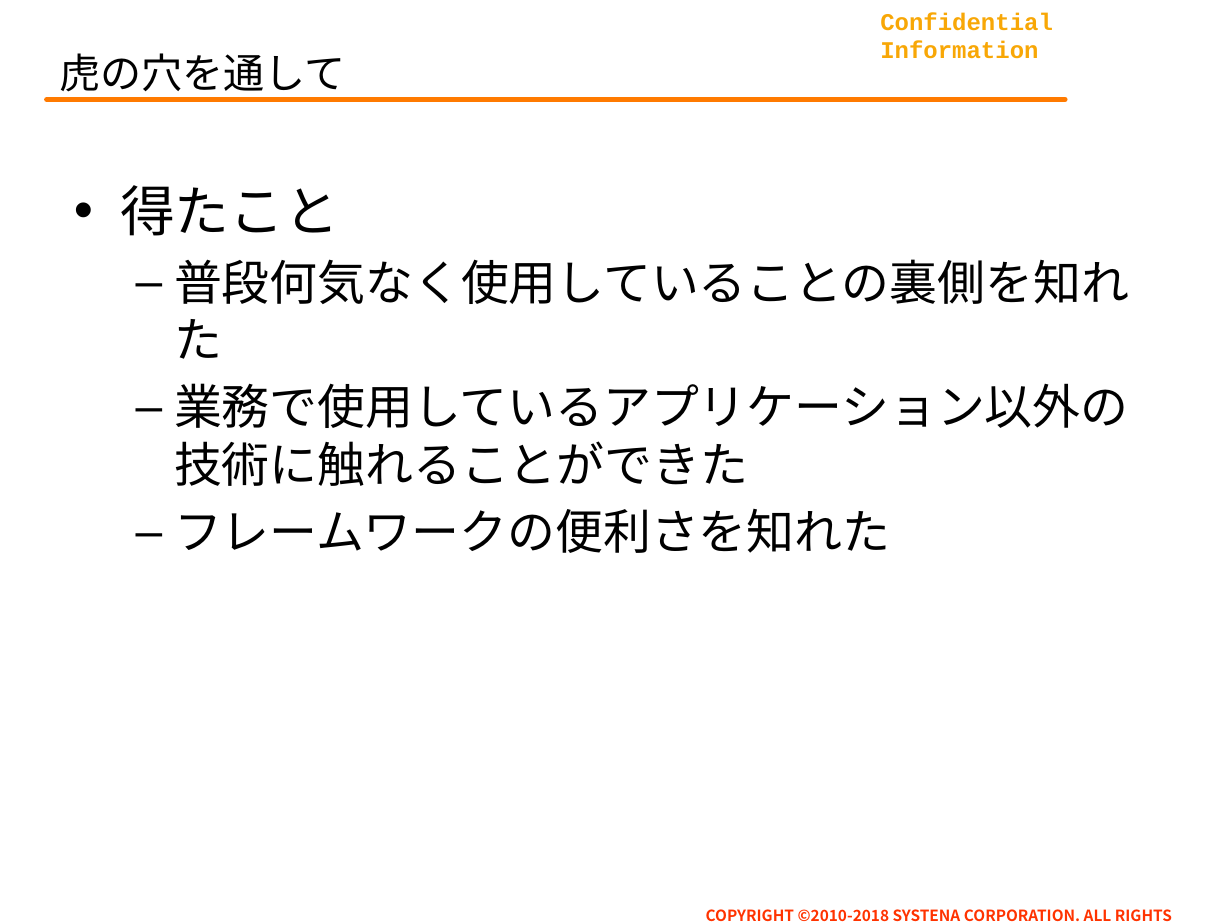
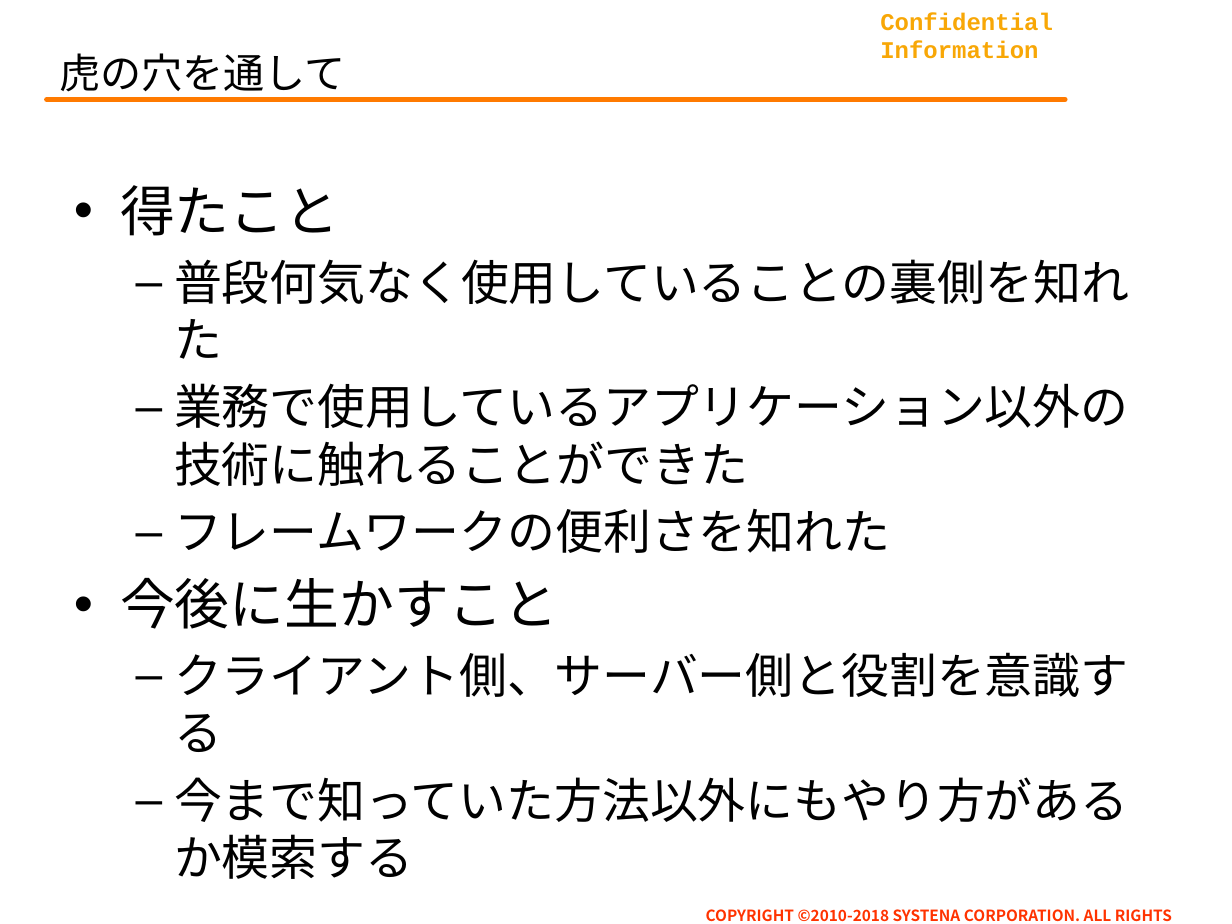
Before and after one commit to abese/webjava_3, a slide deck: slide 8 of doc/発表資料_阿部.pptx (slide 7 before the commit). Drawn at 1232x924 pixels with LibreOffice and Linux fonts; fonts in the diff are those of the drawing; background and template pictures are left out. Boxes give left, top, right and bottom in pixels: in the first picture for what was removed or moved away, otherwise in the second. Text is boxed around its words. In the diff, an @@ line names an element or a change of style, - is before the commit and + after.

```diff
--- a/doc/発表資料_阿部.pptx
+++ b/doc/発表資料_阿部.pptx
@@ text at [120, 578, 1129, 822]: paragraphs added @@
+• 今後に生かすこと
+  – クライアント側、サーバー側と役割を意識する
+  – 今まで知っていた方法以外にもやり方があるか模索する
```
Also in this commit, not shown: 2 other slides changed, 1 slide added, 7 other files.
